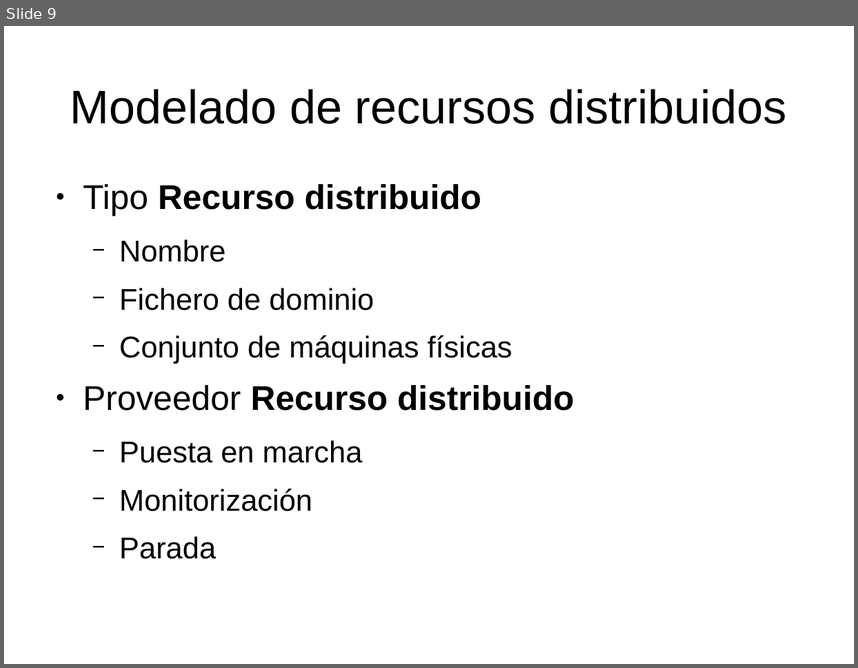
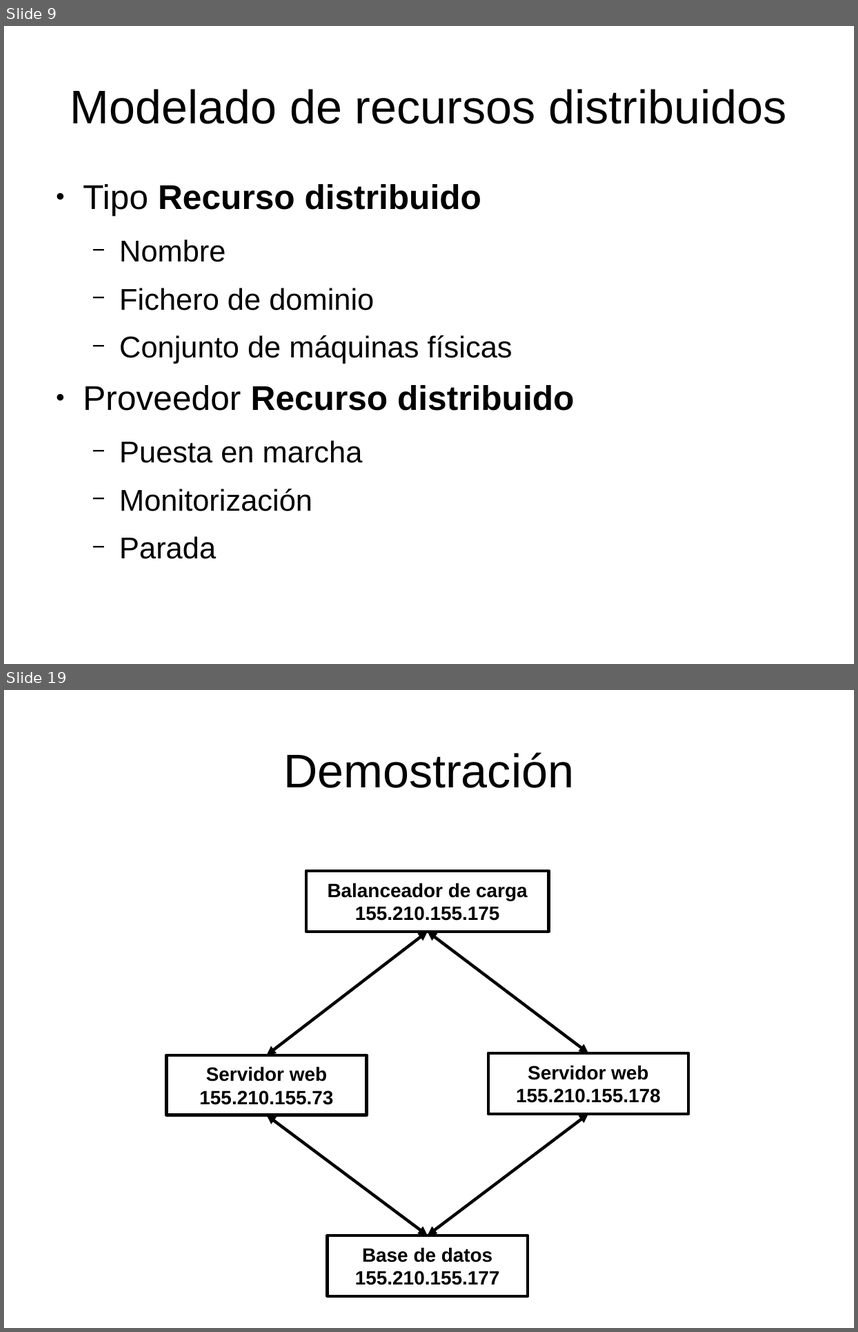
Before and after one commit to dcere/pfc, a slide deck: adm/presentacion/presentacion.odp. Shown one above the other, each under a label of ours: slide 9 before the commit, slides 9 and 19 after it; the slides between them are not shown. The pictures are 858x668 and 858x1332 pixels, drawn with LibreOffice and Linux fonts; fonts in the diff are those of the drawing. Boxes give left, top, right and bottom in pixels: in the first picture for what was removed or moved away, otherwise in the second. Text is boxed around its words. In the diff, an @@ line names an element or a change of style, - is before the commit and + after.

```diff
--- a/adm/presentacion/presentacion.odp
+++ b/adm/presentacion/presentacion.odp
@@ slide 19 added at <box>4,690,854,1328</box>, background #FFFFFF @@
@@ title added at <box>283,752,574,788</box>, 44 pt, text #000000 @@
+Demostración
@@ rectangle added at <box>306,871,549,931</box>, fill #FFFFFF, outline #000000 2.83 pt, 18 pt, text #000000, bold @@
+Balanceador de carga
+155.210.155.175
@@ double arrow added from (267, 1055) to (428, 931), #000000 2.83 pt @@
@@ double arrow added from (428, 931) to (588, 1054), #000000 2.83 pt @@
@@ rectangle added at <box>167,1055,368,1115</box>, fill #FFFFFF, outline #000000 2.83 pt, 18 pt, text #000000, bold @@
+Servidor web
+155.210.155.73
@@ rectangle added at <box>488,1052,689,1114</box>, fill #FFFFFF, outline #000000 2.83 pt, 18 pt, text #000000, bold @@
+Servidor web
+155.210.155.178
@@ double arrow added from (428, 1235) to (267, 1115), #000000 2.83 pt @@
@@ double arrow added from (428, 1235) to (588, 1114), #000000 2.83 pt @@
@@ rectangle added at <box>327,1235,528,1297</box>, fill #FFFFFF, outline #000000 2.83 pt, 18 pt, text #000000, bold @@
+Base de datos
+155.210.155.177
```
Also in this commit, not shown: 7 slides changed, 9 other slides added, 1 slide removed, 2 other files.
